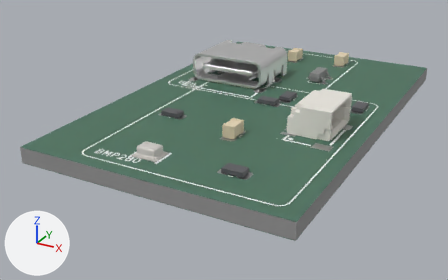
Two versions of the glTF model kicraft/server/sample_projects/weather-sensor/previews/board.glb, one commit apart.
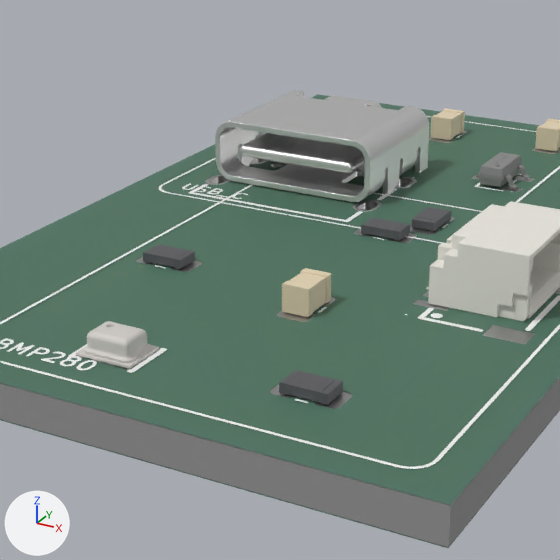
Each version is shown whole from a camera (50 mm lens) standing at (0.176, -0.1625, 0.0248) and looking at (0.1463, -0.1085, -0.0022), then close up on the part from 22% to 77% of the width and 0% to 88% of the height. Every picture has the same lights, and +X, +Y and +Z are marked at lower left. The last two pictures show the newer version. Where no turn or scale is listed for an object, it has been applied to the vertices.

The first close-up shows '=>[0:1:1:11]', '=>[0:1:1:12]', '=>[0:1:1:14]', '=>[0:1:1:9]', 'C1', 'C3', 'J1', 'J2', 'R3', 'R4', 'U1', 'U2' and 4 more.
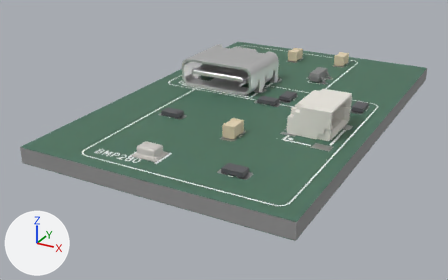
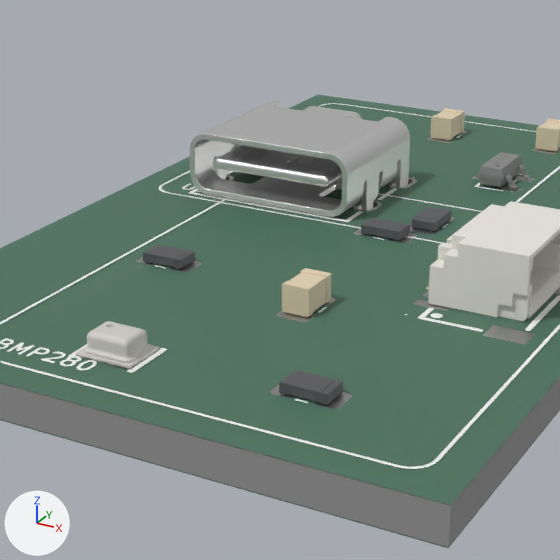
Patch to the scene script:
```diff
--- a/kicraft/server/sample_projects/weather-sensor/previews/board.glb.py
+++ b/kicraft/server/sample_projects/weather-sensor/previews/board.glb.py
@@ ob_j1 @@
 ob_j1 = bpy.data.objects.new('J1', me_usb_c_smd_type_c_31_m_12_1)
-ob_j1.location = (0.14292, -0.09926, 0.0016)
+ob_j1.location = (0.14292, -0.10176, 0.0016)
```

Boxes (x1, y1, x2, y2) around the edits, measured in the close-ups (560 x 560 px):
'J1', moved: before (215, 90, 429, 202); after (190, 101, 410, 217)
